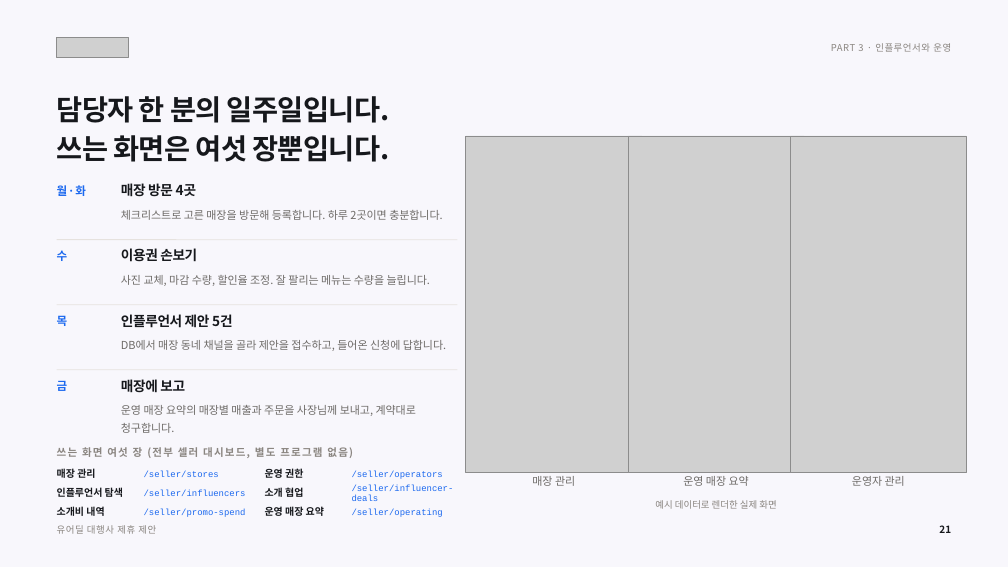
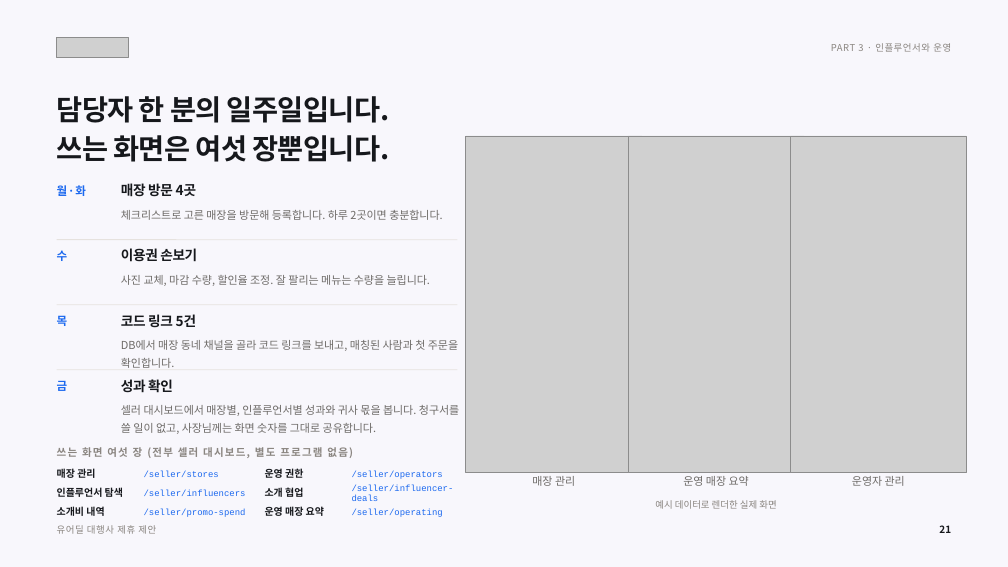
Before and after one commit to tobe2111/ur-live, a slide deck: slide 22 of docs/business/proposals/urdeal-agency-proposal.pptx. Drawn at 1008x567 pixels with LibreOffice and Linux fonts; fonts in the diff are those of the drawing; grey boxes stand for pictures. Boxes give left, top, right and bottom in pixels: in the first picture for what was removed or moved away, otherwise in the second. Text is boxed around its words. In the diff, an @@ line names an element or a change of style, - is before the commit and + after.

```diff
--- a/docs/business/proposals/urdeal-agency-proposal.pptx
+++ b/docs/business/proposals/urdeal-agency-proposal.pptx
@@ text at (121,314,197,328): text changed @@
-인플루언서 제안 5건
+코드 링크 5건
@@ text at (121,340,458,368): text changed @@
-DB에서 매장 동네 채널을 골라 제안을 접수하고, 들어온 신청에 답합니다.
+DB에서 매장 동네 채널을 골라 코드 링크를 보내고, 매칭된 사람과 첫 주문을 확인합니다.
@@ text at (121,379,173,393): text changed @@
-매장에 보고
+성과 확인
@@ text at (121,405,459,434): text changed @@
-운영 매장 요약의 매장별 매출과 주문을 사장님께 보내고, 계약대로 청구합니다.
+셀러 대시보드에서 매장별, 인플루언서별 성과와 귀사 몫을 봅니다. 청구서를 쓸 일이 없고, 사장님께는 화면 숫자를 그대로 공유합니다.
```
Also in this commit, not shown: 20 other slides changed, 11 other files.
